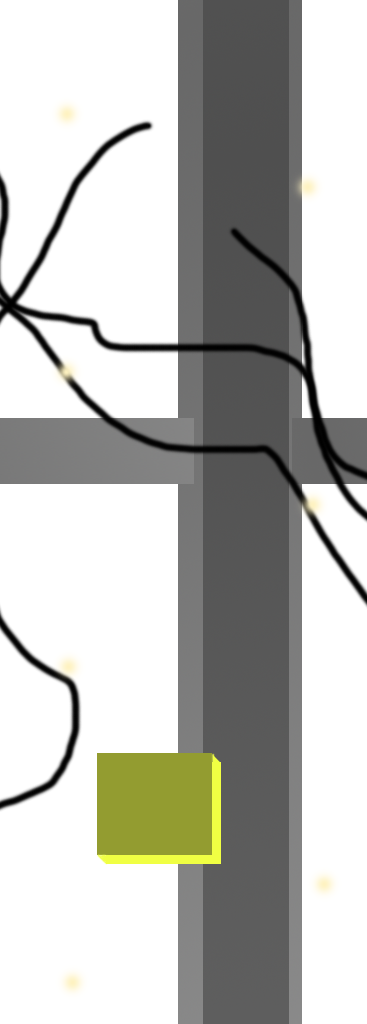
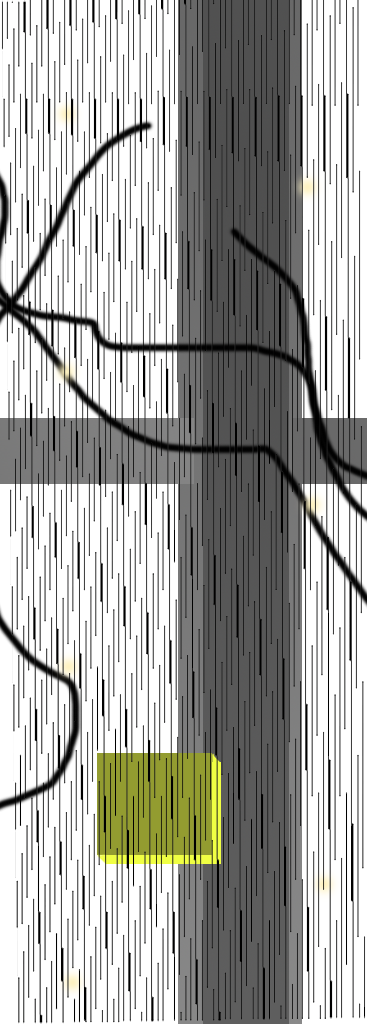
Layers edited between the first and the second 367px x 1024px image:
showed "grid" over (1, 0, 366, 1024)
